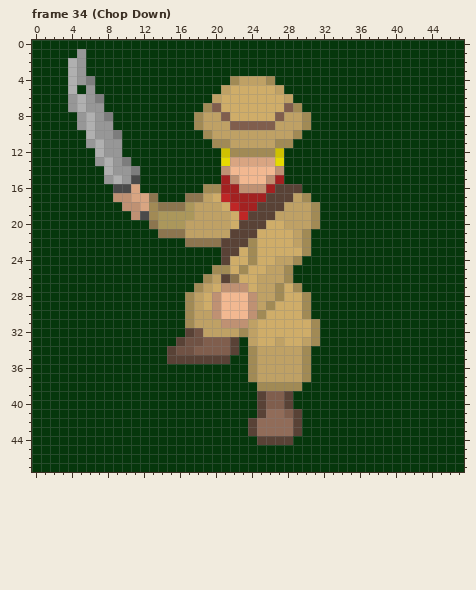
Two states of a pixel-art file, .gdignore/Aseprite/Explorer chop animation.aseprite. The first picture shows the starting point.
48x48 pixels, 38 frames. Shown: frame 34 (Chop Down). The commit also changed other frames, which this record leaves out.
Once edited:
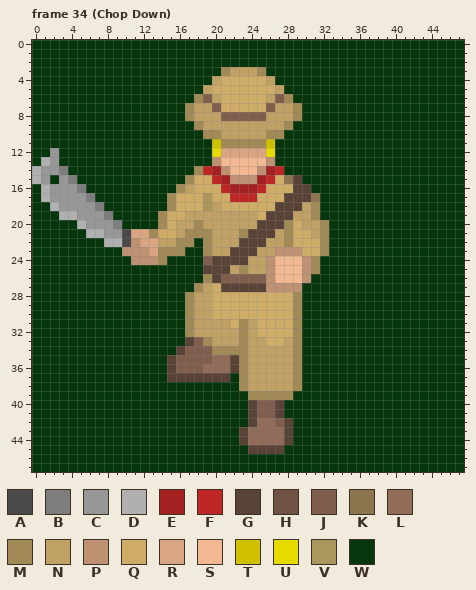
Palette (. is transparent): A #4a4a4a  B #7d7d7d  C #979797  D #b0b0b0  E #a32121  F #bf2626  G #594236  H #705244  J #805e4d  K #8c754f  L #916c59  M #a18a55  N #bfa165  P #bf9173  Q #cfad69  R #d9a582  S #f2b891  T #cfc100  U #e6da00  V #ab975b  W #06370c
Difference:
layer "Explorer" removed
--- frame 34 (Chop Down)
@@ x 0..47 @@
  0 WWWWWWWWWWWWWWWWWWWWWWWWWWWWWWWWWWWWWWWWWWWWWWWW
- 1 WWWWWCWWWWWWWWWWWWWWWWWWWWWWWWWWWWWWWWWWWWWWWWWW
- 2 WWWWDCWWWWWWWWWWWWWWWWWWWWWWWWWWWWWWWWWWWWWWWWWW
- 3 WWWWDCWWWWWWWWWWWWWWWWWWWWWWWWWWWWWWWWWWWWWWWWWW
- 4 WWWWDCBWWWWWWWWWWWWWWWMNNNMWWWWWWWWWWWWWWWWWWWWW
- 5 WWWWDWCWWWWWWWWWWWWWWNQQQQQNWWWWWWWWWWWWWWWWWWWW
- 6 WWWWCDCBWWWWWWWWWWWWNQQQQQQQNWWWWWWWWWWWWWWWWWWW
- 7 WWWWCDCCWWWWWWWWWWWMJQQQQQQQJMWWWWWWWWWWWWWWWWWW
- 8 WWWWWCDCBWWWWWWWWWMNNJQQQQQJNNMWWWWWWWWWWWWWWWWW
- 9 WWWWWCDCCWWWWWWWWWMNNNJJJJJNNNMWWWWWWWWWWWWWWWWW
-10 WWWWWWDCCBWWWWWWWWWMNNNNNNNNNMWWWWWWWWWWWWWWWWWW
-11 WWWWWWCDCCWWWWWWWWWWMMNNNNNMMWWWWWWWWWWWWWWWWWWW
-12 WWWWWWWDCCWWWWWWWWWWWTMMMMMTWWWWWWWWWWWWWWWWWWWW
-13 WWWWWWWCDCBWWWWWWWWWWURRRRRUWWWWWWWWWWWWWWWWWWWW
-14 WWWWWWWWDCCBWWWWWWWWWPSSSSSPWWWWWWWWWWWWWWWWWWWW
-15 WWWWWWWWCDCAWWWWWWWWWEPSSSPEWWWWWWWWWWWWWWWWWWWW
-16 WWWWWWWWWAARWWWWWWWMMEEPPPEGGGWWWWWWWWWWWWWWWWWW
-17 WWWWWWWWWPPRRKWWWKKNQFEEEEGGGNMWWWWWWWWWWWWWWWWW
-18 WWWWWWWWWWPPRMKKKVNNNQFEEGGGNNNMWWWWWWWWWWWWWWWW
-19 WWWWWWWWWWWPAMVVVVNNNNQFGGGNNNNMWWWWWWWWWWWWWWWW
-20 WWWWWWWWWWWWWKVVVNNNNNQGGGQQNNNMWWWWWWWWWWWWWWWW
-21 WWWWWWWWWWWWWWKKKNNNNNGGGQQQQNMWWWWWWWWWWWWWWWWW
-22 WWWWWWWWWWWWWWWWWKKKKGGGMQQQQNMWWWWWWWWWWWWWWWWW
-23 WWWWWWWWWWWWWWWWWWWWWGGQMQQQQQMWWWWWWWWWWWWWWWWW
-24 WWWWWWWWWWWWWWWWWWWWWGQQMQQNNMWWWWWWWWWWWWWWWWWW
-25 WWWWWWWWWWWWWWWWWWWWMMQMQQNNMWWWWWWWWWWWWWWWWWWW
-26 WWWWWWWWWWWWWWWWWWWMNGKQQNNNMWWWWWWWWWWWWWWWWWWW
-27 WWWWWWWWWWWWWWWWWWMNQPPPQNNMQMWWWWWWWWWWWWWWWWWW
-28 WWWWWWWWWWWWWWWWWMNQPSSSPNNMQQMWWWWWWWWWWWWWWWWW
-29 WWWWWWWWWWWWWWWWWMNQPSSSPNMQQQMWWWWWWWWWWWWWWWWW
-30 WWWWWWWWWWWWWWWWWMNNPSSSPMQQQQMWWWWWWWWWWWWWWWWW
-31 WWWWWWWWWWWWWWWWWMNNNPPPNQQQQQQMWWWWWWWWWWWWWWWW
-32 WWWWWWWWWWWWWWWWWGHNNNNMNQQQQQQMWWWWWWWWWWWWWWWW
-33 WWWWWWWWWWWWWWWWGHHJJJGWNQQNQQNMWWWWWWWWWWWWWWWW
-34 WWWWWWWWWWWWWWWGHHJJJJGWMNNNNNMWWWWWWWWWWWWWWWWW
-35 WWWWWWWWWWWWWWWGGGGGGGWWMNNNNNMWWWWWWWWWWWWWWWWW
-36 WWWWWWWWWWWWWWWWWWWWWWWWMNNNNNMWWWWWWWWWWWWWWWWW
-37 WWWWWWWWWWWWWWWWWWWWWWWWMNNNNNMWWWWWWWWWWWWWWWWW
-38 WWWWWWWWWWWWWWWWWWWWWWWWWMMMMMWWWWWWWWWWWWWWWWWW
-39 WWWWWWWWWWWWWWWWWWWWWWWWWGJJGWWWWWWWWWWWWWWWWWWW
-40 WWWWWWWWWWWWWWWWWWWWWWWWWGJJGWWWWWWWWWWWWWWWWWWW
-41 WWWWWWWWWWWWWWWWWWWWWWWWWGLLJGWWWWWWWWWWWWWWWWWW
-42 WWWWWWWWWWWWWWWWWWWWWWWWGLLLLGWWWWWWWWWWWWWWWWWW
-43 WWWWWWWWWWWWWWWWWWWWWWWWGLLLLGWWWWWWWWWWWWWWWWWW
-44 WWWWWWWWWWWWWWWWWWWWWWWWWGGGGWWWWWWWWWWWWWWWWWWW
-45 WWWWWWWWWWWWWWWWWWWWWWWWWWWWWWWWWWWWWWWWWWWWWWWW
+ 1 WWWWWWWWWWWWWWWWWWWWWWWWWWWWWWWWWWWWWWWWWWWWWWWW
+ 2 WWWWWWWWWWWWWWWWWWWWWWWWWWWWWWWWWWWWWWWWWWWWWWWW
+ 3 WWWWWWWWWWWWWWWWWWWWWMNNNMWWWWWWWWWWWWWWWWWWWWWW
+ 4 WWWWWWWWWWWWWWWWWWWWNQQQQQNWWWWWWWWWWWWWWWWWWWWW
+ 5 WWWWWWWWWWWWWWWWWWWNQQQQQQQNWWWWWWWWWWWWWWWWWWWW
+ 6 WWWWWWWWWWWWWWWWWWMJNQQQQQNJMWWWWWWWWWWWWWWWWWWW
+ 7 WWWWWWWWWWWWWWWWWMNNJQQQQQJNNMWWWWWWWWWWWWWWWWWW
+ 8 WWWWWWWWWWWWWWWWWMNNNJJJJJNNNMWWWWWWWWWWWWWWWWWW
+ 9 WWWWWWWWWWWWWWWWWWMNNNNNNNNNMWWWWWWWWWWWWWWWWWWW
+10 WWWWWWWWWWWWWWWWWWWMMNNNNNMMWWWWWWWWWWWWWWWWWWWW
+11 WWWWWWWWWWWWWWWWWWWWTMMMMMTWWWWWWWWWWWWWWWWWWWWW
+12 WWCWWWWWWWWWWWWWWWWWURRRRRUWWWWWWWWWWWWWWWWWWWWW
+13 WDCWWWWWWWWWWWWWWWWWPSSSSSPWWWWWWWWWWWWWWWWWWWWW
+14 DCCBWWWWWWWWWWWWWWMFEPSSSPEFWWWWWWWWWWWWWWWWWWWW
+15 DCWCBWWWWWWWWWWWWMQQFEPPPEFQKGWWWWWWWWWWWWWWWWWW
+16 WDCCCBWWWWWWWWWWMNQQQFEEEFQQQGGWWWWWWWWWWWWWWWWW
+17 WDCCCCBWWWWWWWWMQQQVQQFFFQQQGGGKWWWWWWWWWWWWWWWW
+18 WWDCCCCBWWWWWWWMQQQVNQQQQQQGGGNMWWWWWWWWWWWWWWWW
+19 WWWDDCCCBWWWWWMQQNNNNNNNNQGGGNNMWWWWWWWWWWWWWWWW
+20 WWWWWDCCCBWWWWMQNNMNNNNNNGGGMQNNMWWWWWWWWWWWWWWW
+21 WWWWWWDDCCARRMQQNMMMNNNMGGGNMQQNMWWWWWWWWWWWWWWW
+22 WWWWWWWWDDAPRRNNMMWMNNNGGGNNMQQQMWWWWWWWWWWWWWWW
+23 WWWWWWWWWWPPPRMMMWWMNNGGGNNPPPQQMWWWWWWWWWWWWWWW
+24 WWWWWWWWWWWPPPMWWWWJGGGGNNPSSSPMWWWWWWWWWWWWWWWW
+25 WWWWWWWWWWWWWWWWWWWGGGNMNNPSSSPMWWWWWWWWWWWWWWWW
+26 WWWWWWWWWWWWWWWWWWWMGJJJJJPSSSPWWWWWWWWWWWWWWWWW
+27 WWWWWWWWWWWWWWWWWWMNQGGGGGPPPPWWWWWWWWWWWWWWWWWW
+28 WWWWWWWWWWWWWWWWWMNNQQQQQQQQQMWWWWWWWWWWWWWWWWWW
+29 WWWWWWWWWWWWWWWWWMNNQQQQQQQQQMWWWWWWWWWWWWWWWWWW
+30 WWWWWWWWWWWWWWWWWMNNQQQQQQQQQMWWWWWWWWWWWWWWWWWW
+31 WWWWWWWWWWWWWWWWWMNNNNQMNQQQQMWWWWWWWWWWWWWWWWWW
+32 WWWWWWWWWWWWWWWWWMNNNNNMNQQQQMWWWWWWWWWWWWWWWWWW
+33 WWWWWWWWWWWWWWWWWGJMNNNMNNQQNMWWWWWWWWWWWWWWWWWW
+34 WWWWWWWWWWWWWWWWGJJJMMMMNNNNNMWWWWWWWWWWWWWWWWWW
+35 WWWWWWWWWWWWWWWGJJJJLLGMNNNNNMWWWWWWWWWWWWWWWWWW
+36 WWWWWWWWWWWWWWWGJJJLLLGMNNNNNMWWWWWWWWWWWWWWWWWW
+37 WWWWWWWWWWWWWWWGGGGGGGWMNNNNNMWWWWWWWWWWWWWWWWWW
+38 WWWWWWWWWWWWWWWWWWWWWWWMNNNNNMWWWWWWWWWWWWWWWWWW
+39 WWWWWWWWWWWWWWWWWWWWWWWWMMMMMWWWWWWWWWWWWWWWWWWW
+40 WWWWWWWWWWWWWWWWWWWWWWWWGJJGWWWWWWWWWWWWWWWWWWWW
+41 WWWWWWWWWWWWWWWWWWWWWWWWGJJGWWWWWWWWWWWWWWWWWWWW
+42 WWWWWWWWWWWWWWWWWWWWWWWWGLLJGWWWWWWWWWWWWWWWWWWW
+43 WWWWWWWWWWWWWWWWWWWWWWWGLLLLGWWWWWWWWWWWWWWWWWWW
+44 WWWWWWWWWWWWWWWWWWWWWWWGLLLLGWWWWWWWWWWWWWWWWWWW
+45 WWWWWWWWWWWWWWWWWWWWWWWWGGGGWWWWWWWWWWWWWWWWWWWW
 46 WWWWWWWWWWWWWWWWWWWWWWWWWWWWWWWWWWWWWWWWWWWWWWWW
Boxes around the changes in both pictures, in picture pixels (x1, y1, x2, y2):
changed: (32, 49, 329, 454)
